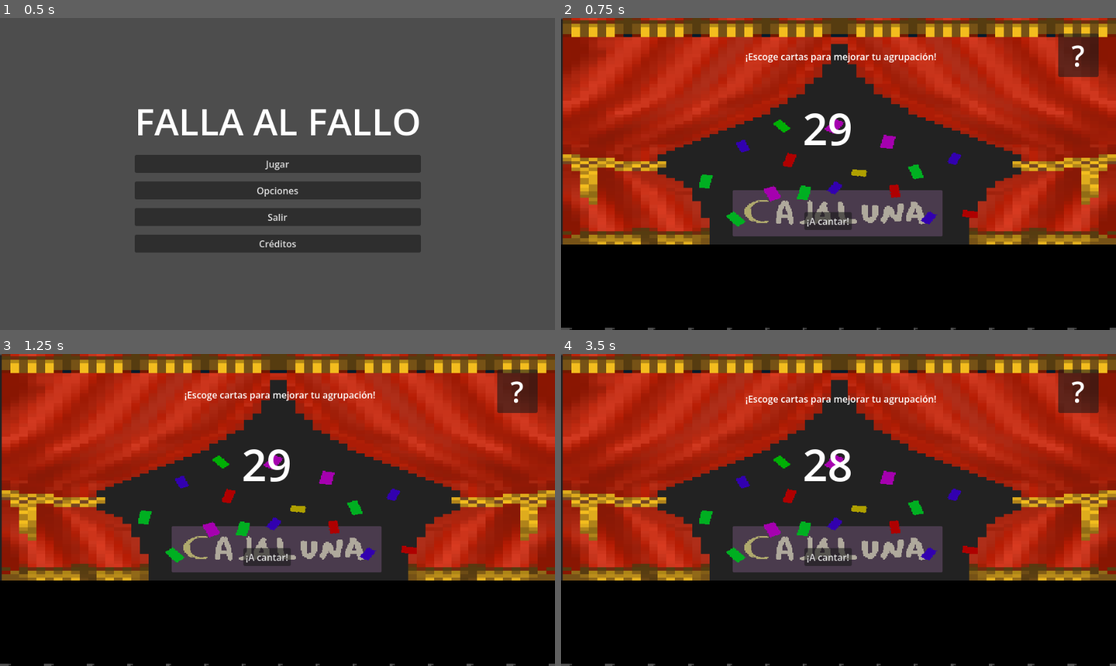
Above: before the commit, frames 1-4 (two rows, left to right).
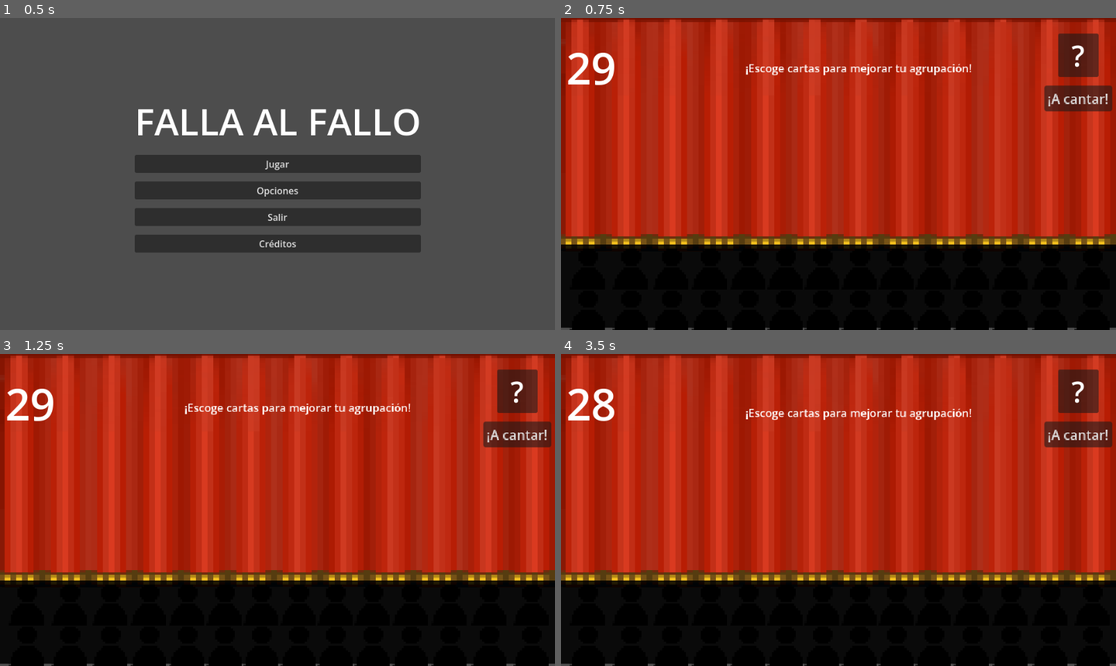
Above: after the commit, the same moments.

Repository: Sromerop0610/LosMataos
Game: Godot game, scene res://Scenes/menú_principal.tscn
Same seed, same stepped clock (60 frames per second), same inputs: the game is played once before the commit and once after it.
Inputs:
- Up to frame 1 (0.5 s): no input
- Up to frame 2 (0.75 s): click "Jugar" at 0.5 s
- Up to frame 3 (1.25 s): no input
- Up to frame 4 (3.5 s): click "?" at 1.25 s; click "¡A cantar!" at 2 s; click "Entendido" at 2.75 s

Frame 1 is identical in both runs. In frame 2, 50% of the frame differs, in the area x 0-100%, y 0-74%; in frame 3, 50%; in frame 4, 49%.

Commit message:
UI redesign

Diff:
--- a/Scenes/Game.tscn
+++ b/Scenes/Game.tscn
@@ -55,10 +55,10 @@
 tracks/0/interp = 1
 tracks/0/loop_wrap = true
 tracks/0/keys = {
-"times": PackedFloat32Array(0, 2, 4),
+"times": PackedFloat32Array(0, 1.9666667, 3.9333334),
 "transitions": PackedFloat32Array(1.1486989, 1.1486989, 1.1486989),
 "update": 0,
-"values": [Vector2(321, 53), Vector2(321, 72.32), Vector2(321, 53)]
+"values": [Vector2(321, 70), Vector2(321, 100), Vector2(321, 70)]
 }
 
 [sub_resource type="Animation" id="Animation_7lihs"]
@@ -99,7 +99,6 @@
 texture = ExtResource("3_kldst")
 
 [node name="TelonEchado" type="Sprite2D" parent="." unique_id=1271411577]
-visible = false
 position = Vector2(478.99997, 201.00002)
 scale = Vector2(10.031251, 4.21875)
 texture = ExtResource("1_gl6un")
@@ -125,7 +124,7 @@
 offset_bottom = 7.0
 grow_horizontal = 2
 grow_vertical = 0
-color = Color(0, 0, 0, 1)
+color = Color(0, 0, 0, 0.8666667)
 
 [node name="ButtonAyuda" type="Button" parent="PreShow" unique_id=1999960461]
 layout_mode = 0
@@ -170,10 +169,10 @@
 anchors_preset = 5
 anchor_left = 0.5
 anchor_right = 0.5
-offset_left = -13.5
-offset_top = 159.5
-offset_right = 29.5
-offset_bottom = 264.5
+offset_left = -422.5
+offset_top = 54.5
+offset_right = -379.5
+offset_bottom = 159.5
 grow_horizontal = 2
 text = "0"
 label_settings = SubResource("LabelSettings_7lihs")
@@ -185,12 +184,13 @@
 anchor_top = 0.5
 anchor_right = 0.5
 anchor_bottom = 0.5
-offset_left = -59.500015
-offset_top = 70.5
-offset_right = 22.499985
-offset_bottom = 101.5
-grow_horizontal = 2
-grow_vertical = 2
+offset_left = 355.5
+offset_top = -148.0
+offset_right = 437.5
+offset_bottom = -117.0
+grow_horizontal = 2
+grow_vertical = 2
+scale = Vector2(1.4333234, 1.4333234)
 text = "¡A cantar!"
 
 [node name="HelpLabel" type="Label" parent="PreShow" unique_id=1366538110]
@@ -203,10 +203,13 @@
 offset_left = -161.5
 offset_top = -211.0
 offset_right = 169.5
-offset_bottom = -187.99998
-grow_horizontal = 2
-grow_vertical = 2
+offset_bottom = -188.0
+grow_horizontal = 2
+grow_vertical = 2
+scale = Vector2(1.1861482, 1.1861482)
 text = "¡Escoge cartas para mejorar tu agrupación!"
+horizontal_alignment = 1
+vertical_alignment = 1
 
 [node name="Publico" type="Node2D" parent="." unique_id=1375024485]
 position = Vector2(454, 464.99997)
--- a/Scenes/game.gd
+++ b/Scenes/game.gd
@@ -10,14 +10,12 @@
 @onready var pre_show = $PreShow
 @onready var animation_player = $AnimationPlayer
 
-# Called when the node enters the scene tree for the first time.
 func _ready():
 	tiempo_restante.max_value = tiempo_de_ronda.wait_time
 	GlobalSignals.StartingShow.connect(start_show)
 	animation_player.play("hintTextMove")
 
-# Called every frame. 'delta' is the elapsed time since the previous frame.
-func _process(delta):
+func _process(_delta):
 	tiempo_restante.value = tiempo_de_ronda.time_left
 	segundos_label.text = str(int(tiempo_restante.value))
 
